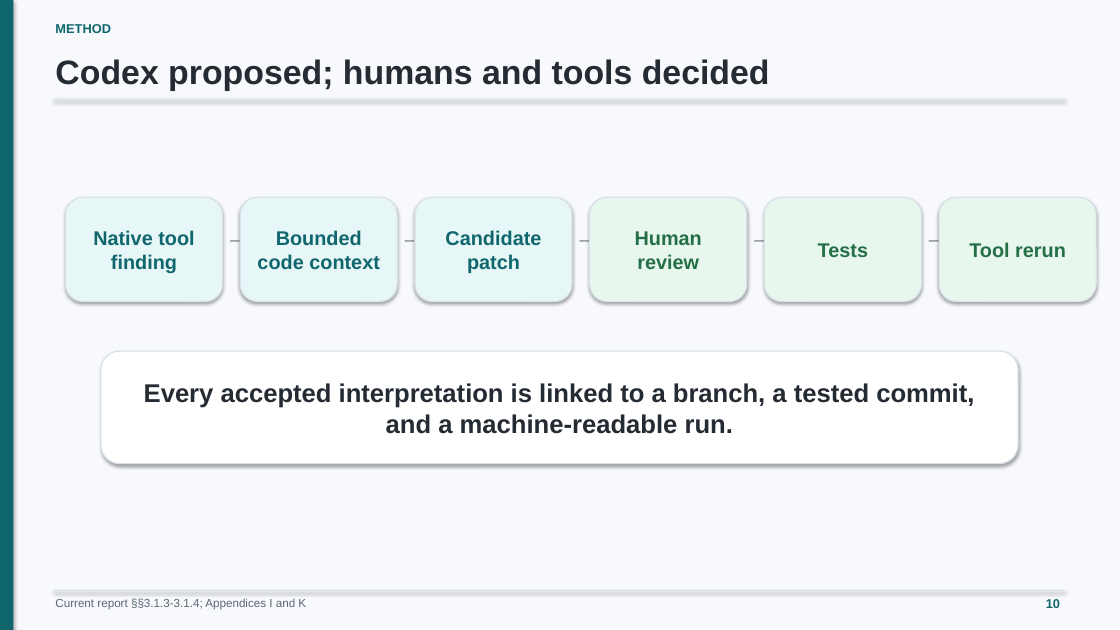
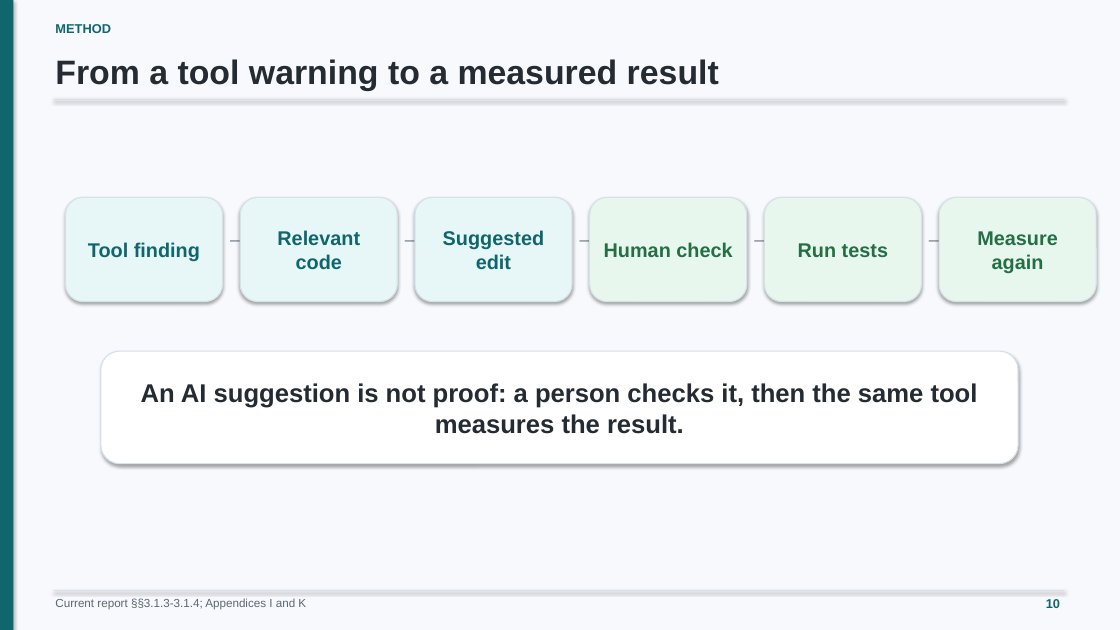
Before and after one commit to minatozaki98/financial-accounting, a slide deck: slide 10 of Document/outputs/final-defense/G6519692_Zaw_Ye_Htut_Ko_Final_Thesis_Defense.pptx. Drawn at 1120x630 pixels with LibreOffice and Linux fonts; fonts in the diff are those of the drawing. Boxes give left, top, right and bottom in pixels: in the first picture for what was removed or moved away, otherwise in the second. Text is boxed around its words. In the diff, an @@ line names an element or a change of style, - is before the commit and + after.

```diff
--- a/Document/outputs/final-defense/G6519692_Zaw_Ye_Htut_Ko_Final_Thesis_Defense.pptx
+++ b/Document/outputs/final-defense/G6519692_Zaw_Ye_Htut_Ko_Final_Thesis_Defense.pptx
@@ text at (55, 59, 719, 90): text changed @@
-Codex proposed; humans and tools decided
+From a tool warning to a measured result
@@ text at (277, 230, 360, 269): text changed @@
-Bounded code context
+Relevant code
@@ text at (443, 230, 544, 269): text changed @@
-Candidate patch
+Suggested edit
@@ text at (977, 231, 1058, 273): text changed @@
-Tool rerun
+Measure again
@@ text at (88, 242, 200, 261): text changed @@
-Native tool finding
+Tool finding
@@ text at (604, 242, 732, 257): text changed @@
-Human review
+Human check
@@ text at (798, 243, 888, 257): text changed @@
-Tests
+Run tests
@@ text at (141, 383, 978, 434): text changed @@
-Every accepted interpretation is linked to a branch, a tested commit, and a machine-readable run.
+An AI suggestion is not proof: a person checks it, then the same tool measures the result.
```
Also in this commit, not shown: 22 other slides changed, 2 other files.
